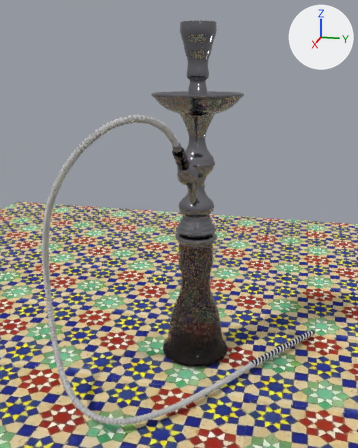
An edit to the Blender file File di blender/Massimo/Narghilé.blend, drawn before and after from the same camera.
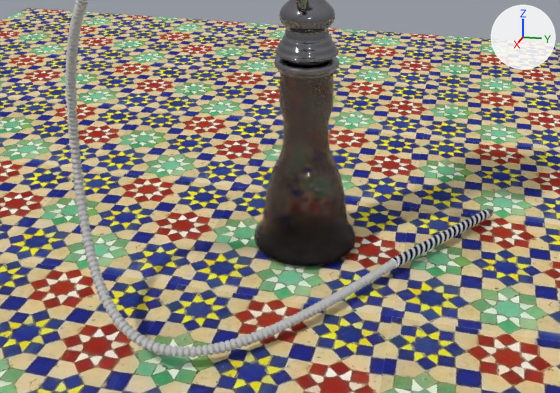
There are two pictures of each version: one whole from a 50 mm camera at (0.836, 0.175, 0.52) aimed at (0.082, -0.012, 0.283), one close up on the part from 0% to 100% of the width and 44% to 100% of the height. The lights are fixed; the arrows at upper right show +X, +Y and +Z.

In view in the first close-up: 'Base Narghilé vetro', 'Corpo Narghilé metallo', 'Pezzo di tubo.001', 'Plane', 'Termine tubo per bocca.001'.
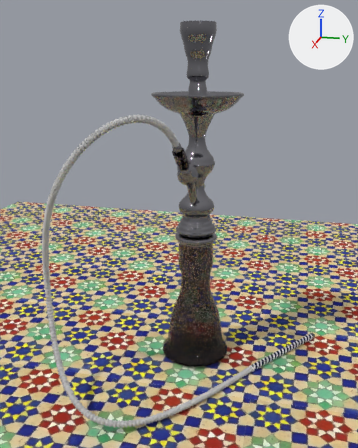
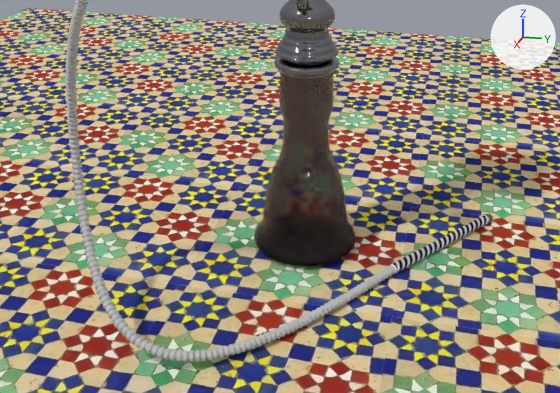
Pixel boxes (x1, y1, x2, y2) of what changed, in the close-ups (560 x 393 px):
'Pezzo di tubo.001', reshaped
    before: (65, 0, 396, 358)
    after: (65, 0, 395, 362)
'Termine tubo per bocca.001', moved
    before: (390, 208, 493, 269)
    after: (389, 214, 493, 274)

The change, as a list of edits to the scene's bpy script:
```text
Change cu_nurbspath_001:
    where _sp = cu_nurbspath_001.splines.new('NURBS'); _sp.points.add(6)
    remove _sp.points.foreach_set('co', [0.0, 0.0, 0.0, 1.0, 0.0926, -0.0101, 0.0862, 1.0, 0.168, -0.165, -0.00849, 1.0, -0.212, -0.31, -0.322, 1.0, 0.212, -0.131, -0.407, 1.0, 0.0896, -0.00928, -0.407, 1.0, -0.105, 0.113, -0.407, 1.0])
    add _sp.points.foreach_set('co', [0.0, 0.0, 0.0, 1.0, 0.0926, -0.0101, 0.0862, 1.0, 0.168, -0.165, -0.00849, 1.0, -0.212, -0.31, -0.322, 1.0, 0.212, -0.131, -0.407, 1.0, 0.0896, -0.00928, -0.415, 1.0, -0.105, 0.113, -0.415, 1.0])
Change ob_termine_tubo_per_bocca_001:
    ob_termine_tubo_per_bocca_001.location: (0.0418, 0.113, 0.0134) -> (0.0418, 0.113, 0.00588)
```
